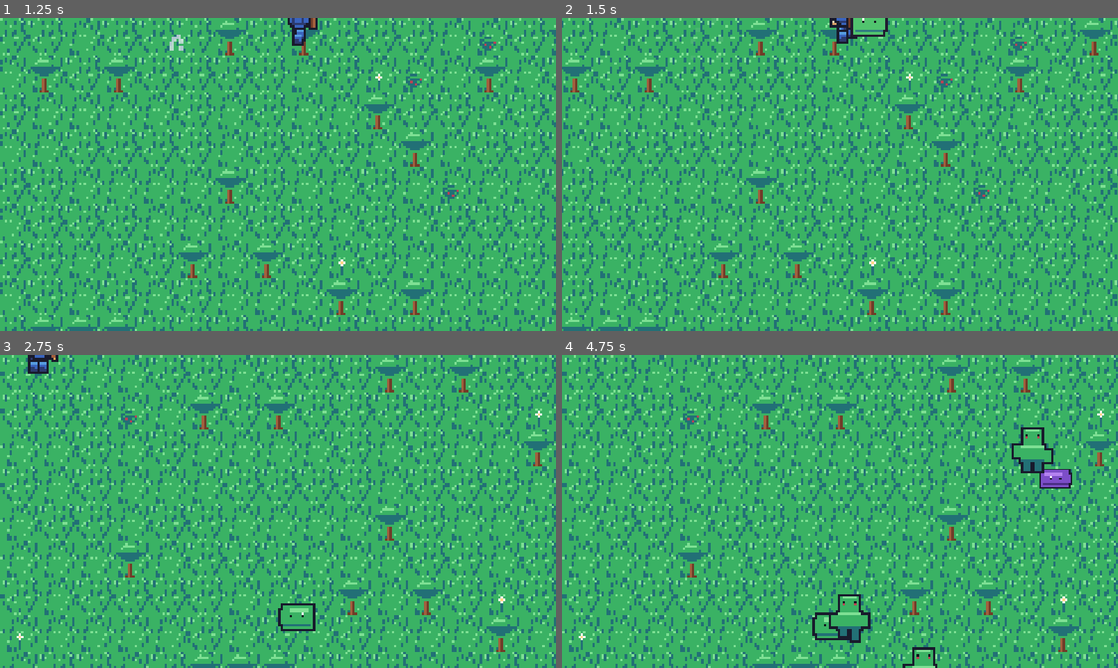
Above: before the commit, frames 1-4 (two rows, left to right).
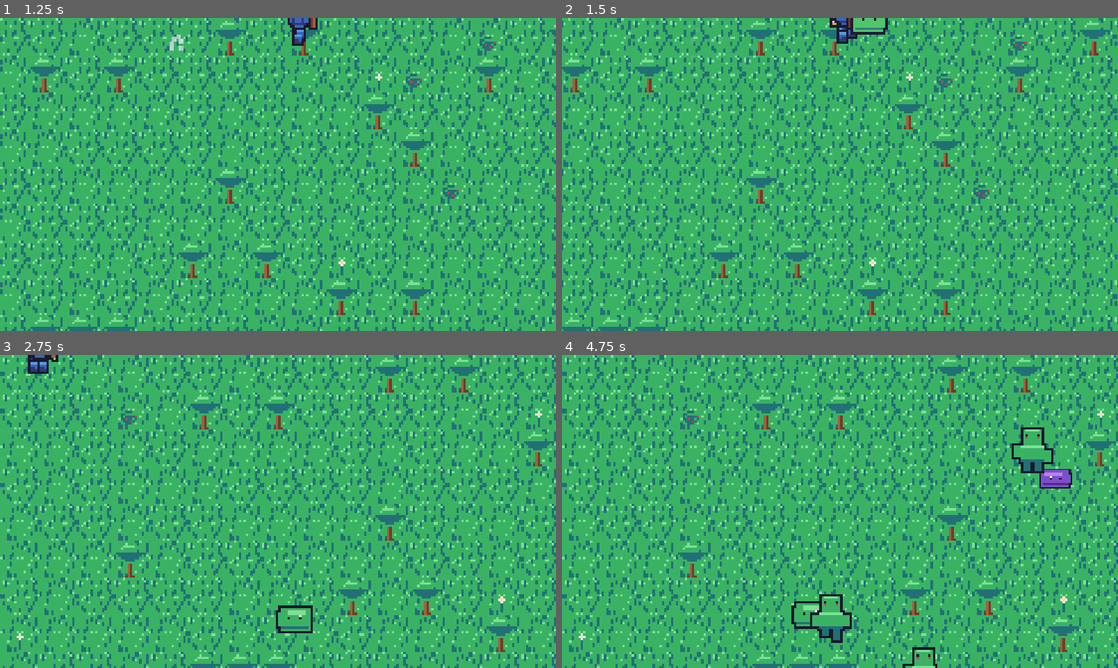
Above: after the commit, the same moments.

Repository: amirrezahadipoor/2D-RPG
Game: Godot game, scene res://tests/verify.tscn
The game is run twice, just before and just after one commit, with the same random seed, the same clock (stepped at 60 frames per second) and the same inputs. This scene is started directly instead of the project's main scene.
Inputs:
- Up to frame 1 (1.25 s): hold D (move_right) from 0.53 s (still down); hold J (attack) from 0.53 s (still down)
- Up to frame 2 (1.5 s): release D (move_right) at 1.28 s; release J (attack) at 1.28 s; hold S (move_down) from 1.28 s (still down); tap J (attack) at 1.35 s
- Up to frame 3 (2.75 s): release S (move_down) at 2.03 s; hold D (move_right) from 2.03 s (still down); hold K (dodge) from 2.03 s (still down); tap J (attack) at 2.3 s
- Up to frame 4 (4.75 s): release D (move_right) at 2.78 s; release K (dodge) at 2.78 s; hold W (move_up) 2.78-3.53 s; tap E (interact) at 2.85 s; tap J (attack) at 3.05, 3.8, 4.55 s; hold L (locale) 3.53-4.28 s; hold A (move_left) from 3.53 s (still down); tap U (quests) at 4.35 s

Frame 1 is identical in both runs. In frame 2, 0.2% of the frame differs, in the area x 51-59%, y 0-6%; in frame 3, 0.4%; in frame 4, 1.0%, in the area x 41-56%, y 76-92%.

Commit message:
AI: pack alerts, species tactics (hit-run/berserk/skirmish/ranged), flee, telegraphs, dragon phase 2 (verify 164)

Diff:
--- a/src/entities/enemy.gd
+++ b/src/entities/enemy.gd
@@ -4,7 +4,24 @@
 
 signal died(enemy: Enemy)
 
-enum State { WANDER, CHASE, WINDUP, DEAD }
+enum State { WANDER, CHASE, WINDUP, RETREAT, FLEE, DEAD }
+
+## Species doctrine: how each monster fights.
+##  hit_run   : strike then bounce away (goblins, bats)
+##  flee_hp   : run for it below this health fraction (goblins)
+##  berserk_hp: rage below this fraction - faster, harder hits (orcs)
+##  skirmish  : circle-strafe while the claw cools (skeletons)
+##  ranged    : hurl fireballs outside melee reach (demons, the dragon)
+##  boss      : second phase below half health (the dragon)
+const TACTICS := {
+	"slime": {},
+	"bat": {"hit_run": true},
+	"goblin": {"hit_run": true, "flee_hp": 0.2},
+	"skeleton": {"skirmish": true},
+	"orc": {"berserk_hp": 0.35},
+	"demon": {"ranged": true},
+	"dragon": {"ranged": true, "boss": true},
+}
 
 var enemy_type := "slime"
 var level := 1
@@ -32,6 +49,13 @@
 var _windup_timer := 0.0
 var _flash_timer := 0.0
 var _hero: Node2D = null
+var _retreat_timer := 0.0
+var _flee_timer := 0.0
+var _strafe_dir := 1.0
+var _phase := 1
+var _breath_timer := 4.0
+var _summon_timer := 6.0
+var _tele: Label = null
 
 func setup(type: String, lvl: int) -> void:
 	enemy_type = type
@@ -74,8 +98,45 @@
 	_hp_fill.position = Vector2(0, 0)
 	_hp_bg.add_child(_hp_fill)
 
+	_tele = Label.new()
+	_tele.text = "!"
+	_tele.add_theme_font_size_override("font_size", 10)
+	_tele.add_theme_color_override("font_color", Color(1.0, 0.35, 0.25))
+	_tele.add_theme_color_override("font_outline_color", Color(0, 0, 0, 0.95))
+	_tele.add_theme_constant_override("outline_size", 3)
+	_tele.position = Vector2(-2, -_frame_h * s["scale"] - 14)
+	_tele.visible = false
+	_tele.mouse_filter = Control.MOUSE_FILTER_IGNORE
+	add_child(_tele)
+
 	add_to_group("enemy")
 	_set_frame(0)
+
+func _tactic(key: String) -> bool:
+	return bool(TACTICS.get(enemy_type, {}).get(key, false))
+
+func _speed_mult() -> float:
+	var m := 1.0
+	if _tactic("berserk_hp") and hp < max_hp * float(TACTICS[enemy_type]["berserk_hp"]):
+		m *= 1.35
+	if _phase == 2:
+		m *= 1.3
+	return m
+
+func _damage_mult() -> float:
+	var m := 1.0
+	if _tactic("berserk_hp") and hp < max_hp * float(TACTICS[enemy_type]["berserk_hp"]):
+		m *= 1.25
+	return m
+
+## One monster spotting you is every monster nearby spotting you.
+func _alert_pack() -> void:
+	for node in get_tree().get_nodes_in_group("enemy"):
+		var other := node as Enemy
+		if other == null or other == self or other.state != State.WANDER:
+			continue
+		if other.global_position.distance_to(global_position) < 110.0:
+			other.state = State.CHASE
 
 func _physics_process(delta: float) -> void:
 	if state == State.DEAD or Game.state != Game.State.PLAYING:
@@ -91,6 +152,12 @@
 
 	var to_hero: Vector2 = _hero.global_position - global_position
 	var dist := to_hero.length()
+
+	var fleeing := float(TACTICS.get(enemy_type, {}).get("flee_hp", 0.0))
+	if fleeing > 0.0 and hp < max_hp * fleeing and state != State.FLEE and state != State.DEAD:
+		state = State.FLEE
+		_flee_timer = 2.0
+		_alert_pack()
 
 	match state:
 		State.WANDER:
@@ -101,8 +168,19 @@
 			velocity = velocity.move_toward(_wander_dir * speed, 200 * delta)
 			if dist < detect:
 				state = State.CHASE
+				_alert_pack()
 		State.CHASE:
-			velocity = velocity.move_toward(to_hero.normalized() * speed, 300 * delta)
+			var sp := speed * _speed_mult()
+			if _tactic("skirmish") and dist <= attack_range and _attack_timer > 0.0:
+				# circle the hero while the claw cools
+				velocity = velocity.move_toward(to_hero.normalized().orthogonal()
+					* _strafe_dir * sp, 300 * delta)
+			elif _tactic("ranged") and dist > attack_range * 1.2 and _attack_timer <= 0.0:
+				state = State.WINDUP
+				_windup_timer = 0.45
+				velocity = Vector2.ZERO
+			else:
+				velocity = velocity.move_toward(to_hero.normalized() * sp, 300 * delta)
 			if dist > detect * 2.2:
 				state = State.WANDER
 			elif dist <= attack_range and _attack_timer <= 0.0:
@@ -112,22 +190,91 @@
 		State.WINDUP:
 			_windup_timer -= delta
 			_spr.modulate = Color(1.4, 1.1, 1.1)
+			_tele.visible = true
 			if _windup_timer <= 0.0:
 				_spr.modulate = Color.WHITE
-				_attack_timer = attack_cd
-				if dist <= attack_range * 1.6:
-					var landed := 0
-					if _hero.has_method("hurt"):
-						landed = int(_hero.hurt(damage))
-					else:
-						landed = Stats.damage(damage)
-					if landed > 0:
-						Juice.hurt()
-						Juice.shake(3.0)
+				_tele.visible = false
+				_attack_timer = attack_cd * (0.6 if _phase == 2 else 1.0)
+				_resolve_attack(dist, to_hero)
+				if _tactic("hit_run"):
+					state = State.RETREAT
+					_retreat_timer = 0.7
+				else:
+					state = State.CHASE
+		State.RETREAT:
+			_retreat_timer -= delta
+			velocity = velocity.move_toward(-to_hero.normalized() * speed * 1.2, 400 * delta)
+			if _retreat_timer <= 0.0:
 				state = State.CHASE
+		State.FLEE:
+			_flee_timer -= delta
+			velocity = velocity.move_toward(-to_hero.normalized() * speed * 1.4, 400 * delta)
+			if _flee_timer <= 0.0:
+				state = State.WANDER if dist > detect else State.CHASE
 
 	move_and_slide()
 	_animate(delta)
+	_boss_brain(delta, dist, to_hero)
+
+## Melee claw, or a hurled fireball when the species fights at range.
+func _resolve_attack(dist: float, to_hero: Vector2) -> void:
+	var ranged := _tactic("ranged") and dist > attack_range
+	if ranged:
+		_cast_fireball(to_hero.normalized())
+		if _tactic("boss"):
+			_cast_fireball(to_hero.normalized().rotated(0.28))
+			_cast_fireball(to_hero.normalized().rotated(-0.28))
+		return
+	if dist <= attack_range * 1.6:
+		var amount := int(roundf(float(damage) * _damage_mult()))
+		var landed := 0
+		if _hero.has_method("hurt"):
+			landed = int(_hero.hurt(amount))
+		else:
+			landed = Stats.damage(amount)
+		if landed > 0:
+			Juice.hurt()
+			Juice.shake(3.0)
+
+func _cast_fireball(dir: Vector2) -> void:
+	var parent := get_parent()
+	if parent == null:
+		return
+	var ball := Projectile.new()
+	parent.add_child(ball)
+	ball.setup(dir, int(roundf(float(damage) * _damage_mult())))
+	ball.global_position = global_position + Vector2(0, -10)
+	Juice.puff(global_position + Vector2(0, -10))
+
+## The dragon wakes up below half health: faster, breath volleys, calls bones.
+func _boss_brain(delta: float, dist: float, to_hero: Vector2) -> void:
+	if not _tactic("boss") or state == State.DEAD:
+		return
+	if _phase == 1 and hp < max_hp * 0.5:
+		_phase = 2
+		Juice.shake(4.0)
+		Juice.world_text(global_position + Vector2(0, -40), "!!", Color(1.0, 0.3, 0.2), 12)
+		return
+	if _phase != 2:
+		return
+	_breath_timer -= delta
+	if _breath_timer <= 0.0 and dist > 30.0:
+		_breath_timer = 6.0
+		for ang in [-0.22, 0.0, 0.22]:
+			_cast_fireball(to_hero.normalized().rotated(ang))
+	_summon_timer -= delta
+	if _summon_timer <= 0.0:
+		_summon_timer = 8.0
+		var parent := get_parent()
+		if parent == null:
+			return
+		for i in 2:
+			var bone := Enemy.new()
+			parent.add_child(bone)
+			bone.setup("skeleton", maxi(1, level - 1))
+			bone.global_position = global_position + Vector2(
+				randf_range(-30, 30), randf_range(-20, 20))
+			bone.state = State.CHASE
 
 func _animate(delta: float) -> void:
 	var moving := velocity.length() > 4.0
@@ -149,6 +296,9 @@
 	var taken := mini(amount, hp)
 	hp -= taken
 	_flash_timer = 0.12
+	if state == State.WANDER:
+		state = State.CHASE
+	_alert_pack()
 	_hp_bg.visible = true
 	_hp_fill.size.x = 14.0 * clampf(float(hp) / float(max_hp), 0.0, 1.0)
 	if knock_dir.length() > 0.1:
@@ -188,6 +338,7 @@
 		_spr.modulate = Color(3.0, 2.2, 2.2)
 	elif state != State.WINDUP:
 		_spr.modulate = Color.WHITE
+		_tele.visible = false
 
 func _die() -> void:
 	state = State.DEAD
--- /dev/null
+++ b/src/entities/projectile.gd
@@ -0,0 +1,54 @@
+# A hurled fireball (demon / dragon breath). Travels in a straight line,
+# pops on the hero, on walls, or when its fuel runs out.
+class_name Projectile
+extends Node2D
+
+var direction := Vector2.ZERO
+var speed := 95.0
+var damage := 5
+var life := 2.6
+
+var _spr: Sprite2D
+var _core: ColorRect
+var _owner_node: Node = null
+
+func setup(dir: Vector2, dmg: int) -> void:
+	direction = dir
+	damage = dmg
+	add_to_group("projectile")
+	_spr = Sprite2D.new()
+	_spr.texture = load("res://assets/sprites/fx/glow.png")
+	_spr.color = Color(1.0, 0.45, 0.15)
+	_spr.scale = Vector2(0.45, 0.45)
+	add_child(_spr)
+	_core = ColorRect.new()
+	_core.color = Color(1.0, 0.85, 0.4)
+	_core.size = Vector2(3, 3)
+	_core.position = Vector2(-1.5, -1.5)
+	add_child(_core)
+
+func _process(delta: float) -> void:
+	global_position += direction * speed * delta
+	life -= delta
+	if life <= 0.0:
+		_pop(false)
+		return
+	if _owner_node == null or not is_instance_valid(_owner_node):
+		_owner_node = get_parent()
+		while _owner_node != null and not _owner_node.has_method("is_walkable_at"):
+			_owner_node = _owner_node.get_parent()
+	if _owner_node != null and not _owner_node.is_walkable_at(global_position):
+		_pop(false)
+		return
+	var hero := get_tree().get_first_node_in_group("player") as Node2D
+	if hero != null and global_position.distance_to(hero.global_position) < 10.0:
+		var landed := int(hero.hurt(damage)) if hero.has_method("hurt") else Stats.damage(damage)
+		if landed > 0:
+			Juice.hurt()
+			Juice.shake(2.5)
+		_pop(true)
+
+func _pop(hit: bool) -> void:
+	if hit:
+		Juice.puff(global_position)
+	queue_free()
--- a/tests/verify.gd
+++ b/tests/verify.gd
@@ -31,6 +31,7 @@
 	_check_i18n()
 	await _check_m4()
 	_check_secrets()
+	await _check_ai()
 
 	print("")
 	if _failures.is_empty():
@@ -854,3 +855,82 @@
 	_ok(ItemDB.attack_power(gear) == ItemDB.attack_power(plain) + 3 - 0
 		or ItemDB.attack_power(gear) > ItemDB.attack_power(plain), "relics carry attack power")
 	Inventory.reset_run()
+
+# ------------------------------------------------------------ monster AI ----
+var _ai_made: Array = []
+
+func _ai_spawn(type: String, off: Vector2) -> Enemy:
+	var e := Enemy.new()
+	world.actors.add_child(e)
+	e.setup(type, 2)
+	e.global_position = world.hero.global_position + off
+	_ai_made.append(e)
+	return e
+
+
+func _check_ai() -> void:
+	print("== monster ai ==")
+	var prev_state := Game.state
+	Game.state = Game.State.PLAYING
+	var hero := world.hero
+	hero.global_position = Vector2(2000, 2000)
+	await get_tree().physics_frame
+
+	_ai_made = []
+
+	# pack alert: one goblin spots you, its friend 90px away joins
+	var a := _ai_spawn("goblin", Vector2(40, 0))
+	var b := _ai_spawn("goblin", Vector2(130, 0))
+	await get_tree().physics_frame
+	await get_tree().physics_frame
+	_ok(a.state == Enemy.State.CHASE, "goblin in detect range chases")
+	_ok(b.state == Enemy.State.CHASE, "pack alert drags the friend into the chase")
+
+	# flee: a hurt goblin runs
+	a.hp = 1
+	await get_tree().physics_frame
+	_ok(a.state == Enemy.State.FLEE, "wounded goblin flees")
+
+	# hit & run: after the claw lands, goblins bounce off
+	a.hp = a.max_hp
+	a.state = Enemy.State.WINDUP
+	a._windup_timer = 0.0
+	a.global_position = hero.global_position + Vector2(10, 0)
+	await get_tree().physics_frame
+	_ok(a.state == Enemy.State.RETREAT, "goblin retreats after its strike")
+
+	# berserk: a wounded orc speeds up
+	var o := _ai_spawn("orc", Vector2(200, 200))
+	o.hp = int(o.max_hp * 0.3)
+	_ok(o._speed_mult() > 1.3, "wounded orc goes berserk (x%0.2f)" % o._speed_mult())
+
+	# telegraph: windup raises the ! marker
+	o.state = Enemy.State.WINDUP
+	o._windup_timer = 0.5
+	await get_tree().physics_frame
+	_ok(o._tele.visible, "windup shows a telegraph marker")
+	o.state = Enemy.State.CHASE
+
+	# ranged: a demon at distance winds up and hurls fire
+	var d := _ai_spawn("demon", Vector2(60, 0))
+	d._attack_timer = 0.0
+	await get_tree().physics_frame   # wander -> chase
+	await get_tree().physics_frame   # chase  -> ranged windup
+	_ok(d.state == Enemy.State.WINDUP, "demon winds up a ranged cast")
+	d._windup_timer = 0.0
+	await get_tree().physics_frame
+	_ok(get_tree().get_nodes_in_group("projectile").size() > 0, "fireball spawned")
+
+	# boss phases: the dragon enrages below half health
+	var dr := _ai_spawn("dragon", Vector2(300, 300))
+	dr.hp = int(dr.max_hp * 0.4)
+	await get_tree().physics_frame
+	_ok(dr._phase == 2, "dragon enters phase 2 below half health")
+
+	for e in _ai_made:
+		if is_instance_valid(e):
+			e.queue_free()
+	for pr in get_tree().get_nodes_in_group("projectile"):
+		pr.queue_free()
+	await get_tree().physics_frame
+	Game.state = prev_state
Not shown, changed: ROADMAP.md
